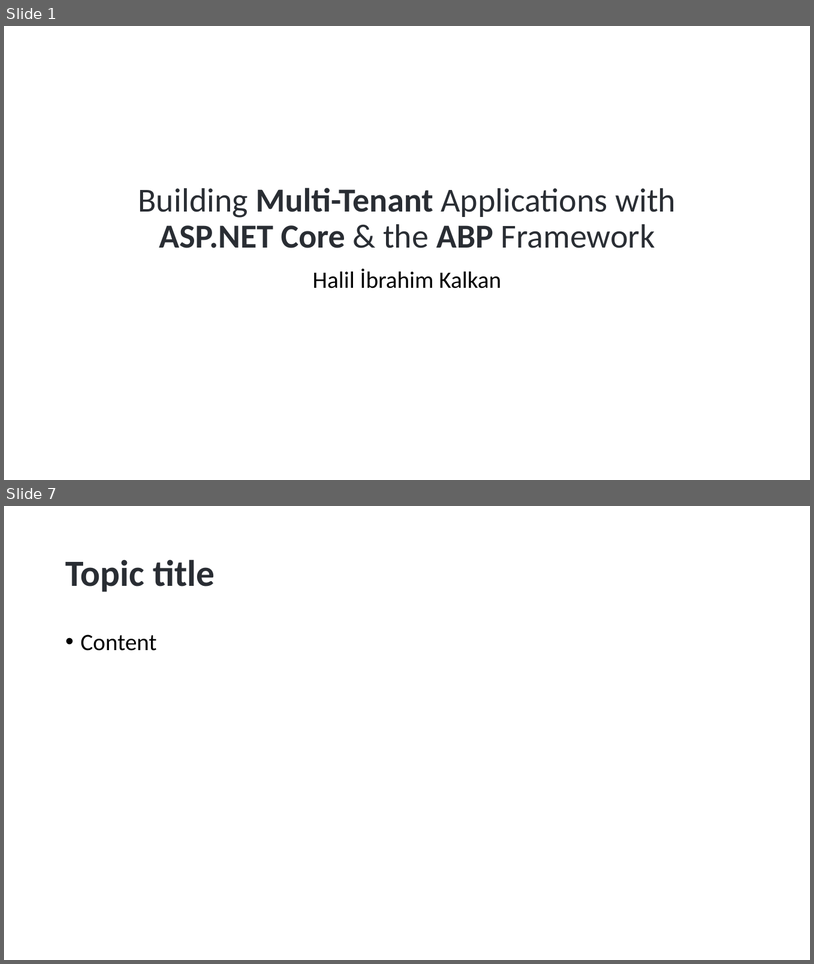
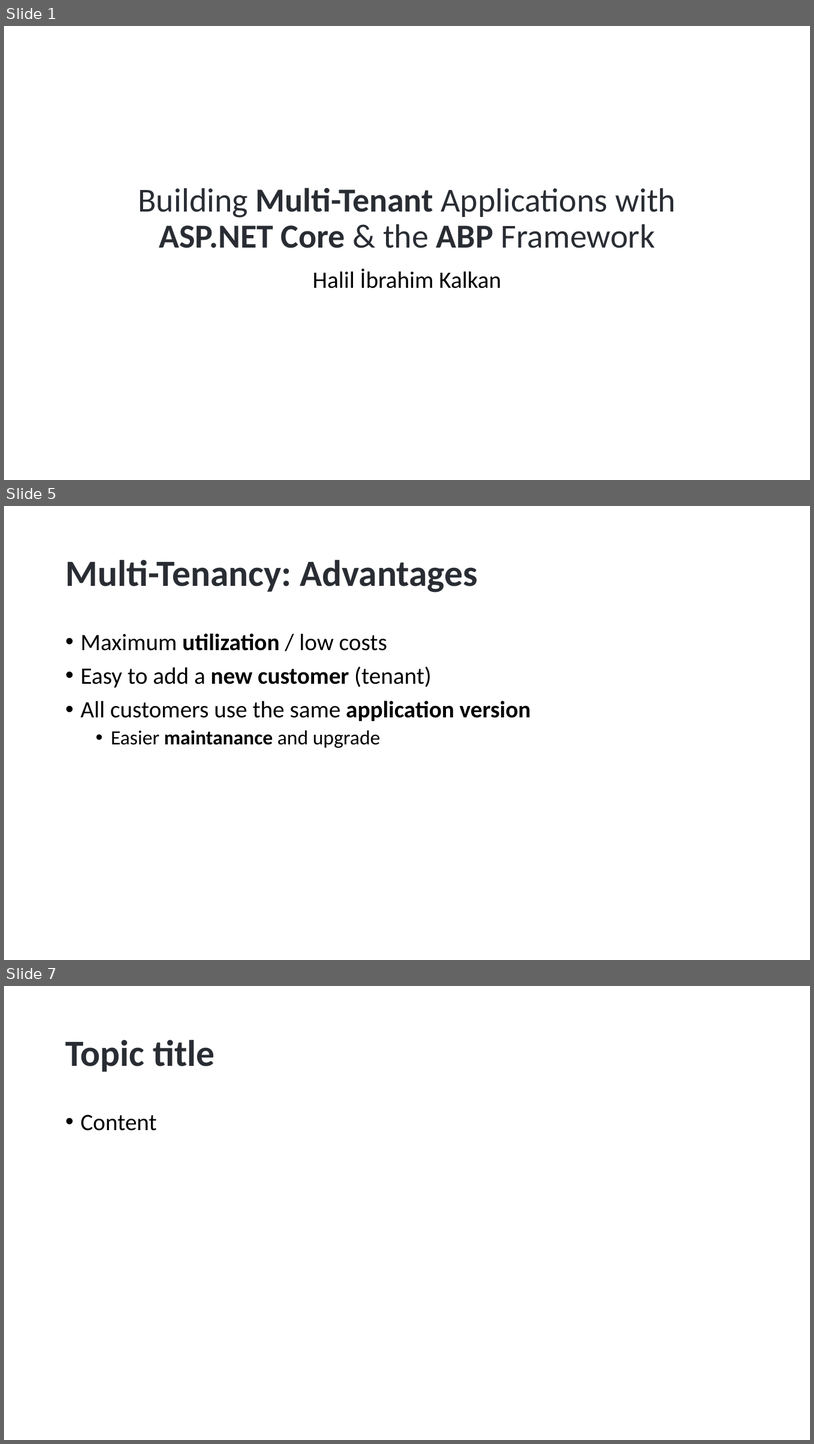
Before and after one commit to hikalkan/presentations, a slide deck: 2023-01-17 Dotnet Foundation Summit 2023/ABP Multi-Tenancy.pptx. Shown one above the other, each under a label of ours: slides 1 and 7 before the commit, slides 1, 5 and 7 after it; the slides between them are not shown. The pictures are 814x964 and 814x1444 pixels, drawn with LibreOffice and Linux fonts; fonts in the diff are those of the drawing; background and template pictures are left out. Boxes give left, top, right and bottom in pixels: in the first picture for what was removed or moved away, otherwise in the second. Text is boxed around its words. In the diff, an @@ line names an element or a change of style, - is before the commit and + after.

```diff
--- a/2023-01-17 Dotnet Foundation Summit 2023/ABP Multi-Tenancy.pptx
+++ b/2023-01-17 Dotnet Foundation Summit 2023/ABP Multi-Tenancy.pptx
@@ slide 5 added at (4, 506, 810, 960), background picture (left out) @@
@@ title added at (65, 559, 478, 592), 44 pt, text #292D33, bold @@
+Multi-Tenancy: Advantages
@@ text added at (81, 633, 531, 748), 28 pt, text #000000 @@
+• Maximum utilization / low costs
+• Easy to add a new customer (tenant)
+• All customers use the same application version
+  • Easier maintanance and upgrade
```
Also in this commit, not shown: 2 slides changed, 2 other slides added, 3 slides removed.
